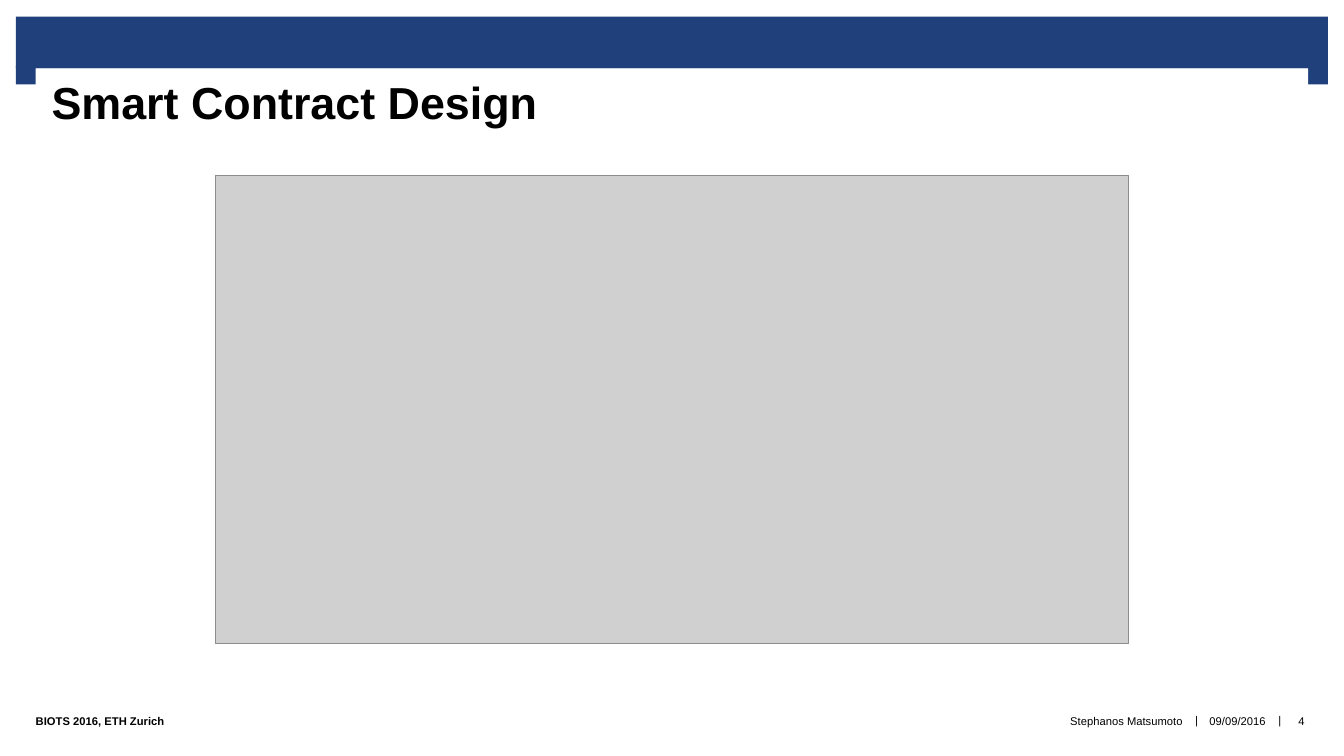
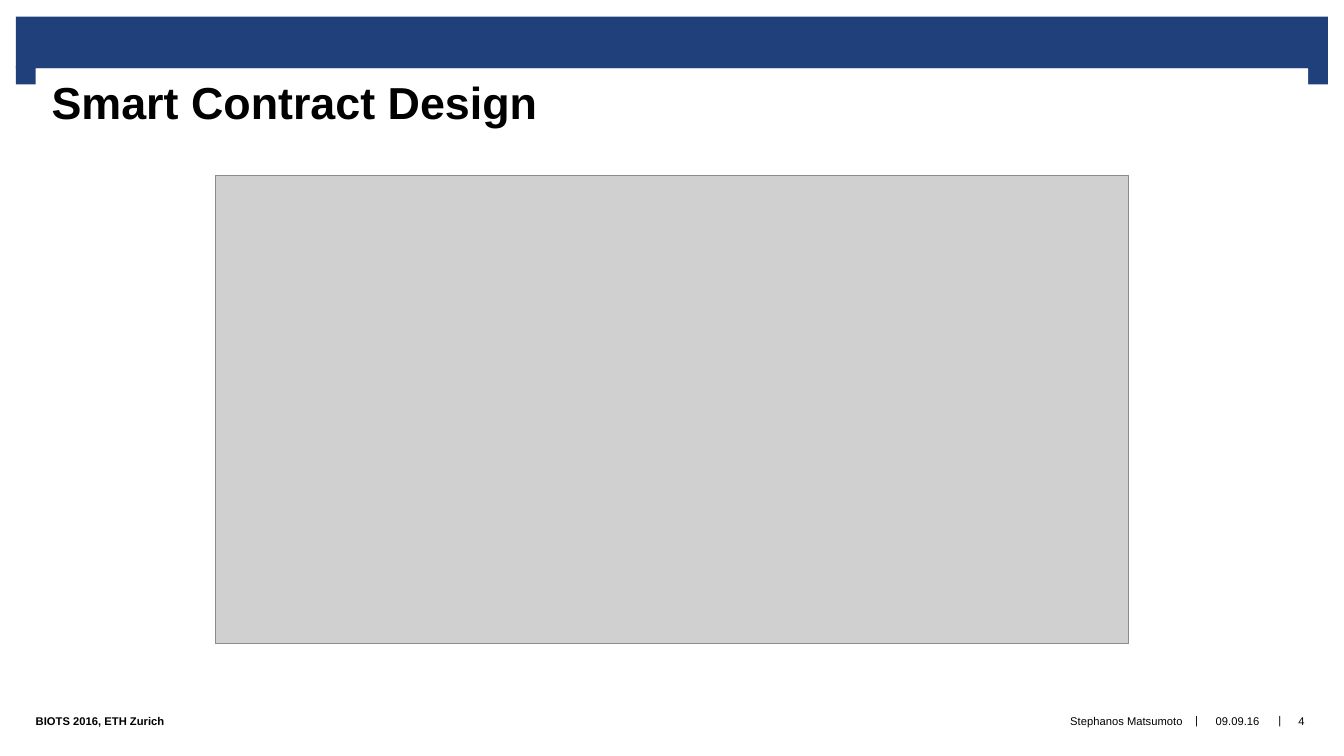
Before and after one commit to syclops/data-trading, a slide deck: slide 4 of presentation/tradeoffs_biots2016.pptx. Drawn at 1344x756 pixels with LibreOffice and Linux fonts; fonts in the diff are those of the drawing; grey boxes stand for pictures; background and template pictures are left out. Boxes give left, top, right and bottom in pixels: in the first picture for what was removed or moved away, otherwise in the second. Text is boxed around its words. In the diff, an @@ line names an element or a change of style, - is before the commit and + after.

```diff
--- a/presentation/tradeoffs_biots2016.pptx
+++ b/presentation/tradeoffs_biots2016.pptx
@@ text at [1216,717,1260,725]: text changed @@
-09/09/2016
+09.09.16
```
Also in this commit, not shown: 8 other slides changed.
